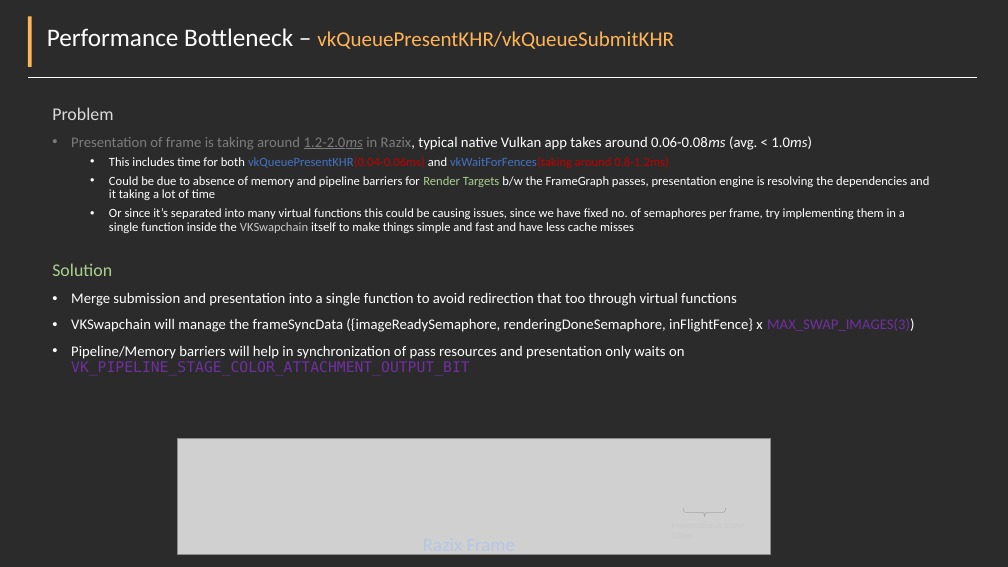
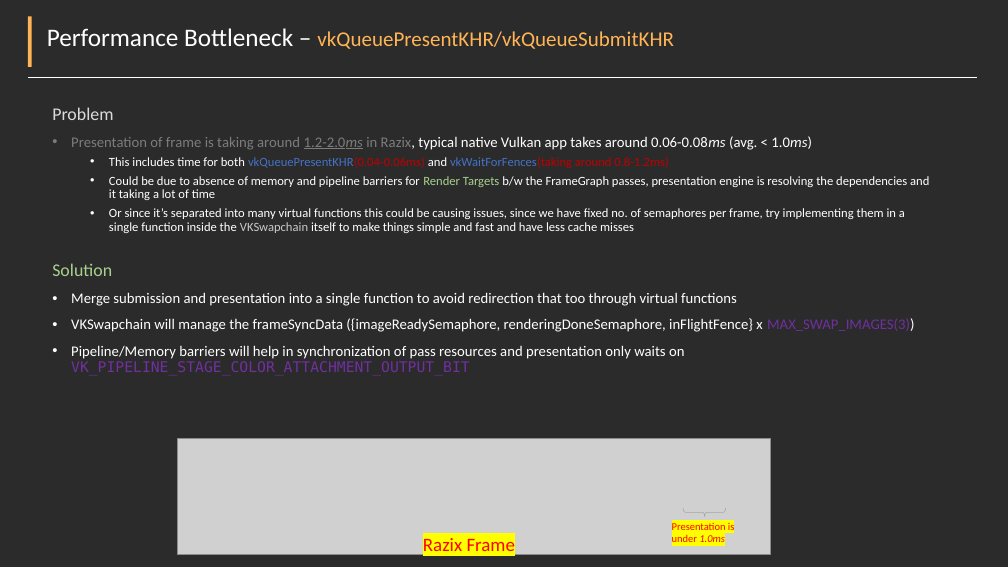
Before and after one commit to Pikachuxxxx/Razix, a slide deck: slide 10 of Docs/Features overview.pptx. Drawn at 1008x567 pixels with LibreOffice and Linux fonts; fonts in the diff are those of the drawing; grey boxes stand for pictures; background and template pictures are left out; a plain dark background stands for a picture behind light text. Boxes give left, top, right and bottom in pixels: in the first picture for what was removed or moved away, otherwise in the second. Text is boxed around its words. In the diff, an @@ line names an element or a change of style, - is before the commit and + after.

```diff
--- a/Docs/Features overview.pptx
+++ b/Docs/Features overview.pptx
@@ text "Razix Frame" at (x1=423, y1=538, x2=515, y2=551): text colour #B4C7E7 to #FF0000, highlight none to #FFFF00 @@
@@ text "Presentation is under 1.0ms" at (x1=672, y1=523, x2=734, y2=542): size 8 to 10 pt, text colour #C9C9C9 to #FF0000, highlight none to #FFFF00 @@
```
Also in this commit, not shown: 1 other slide changed, 3 other files.
